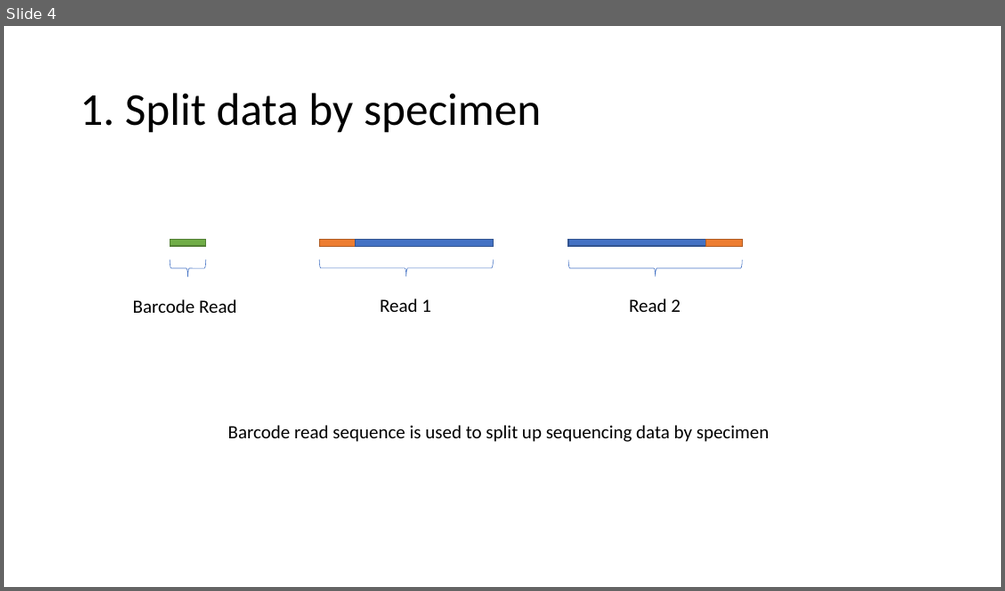
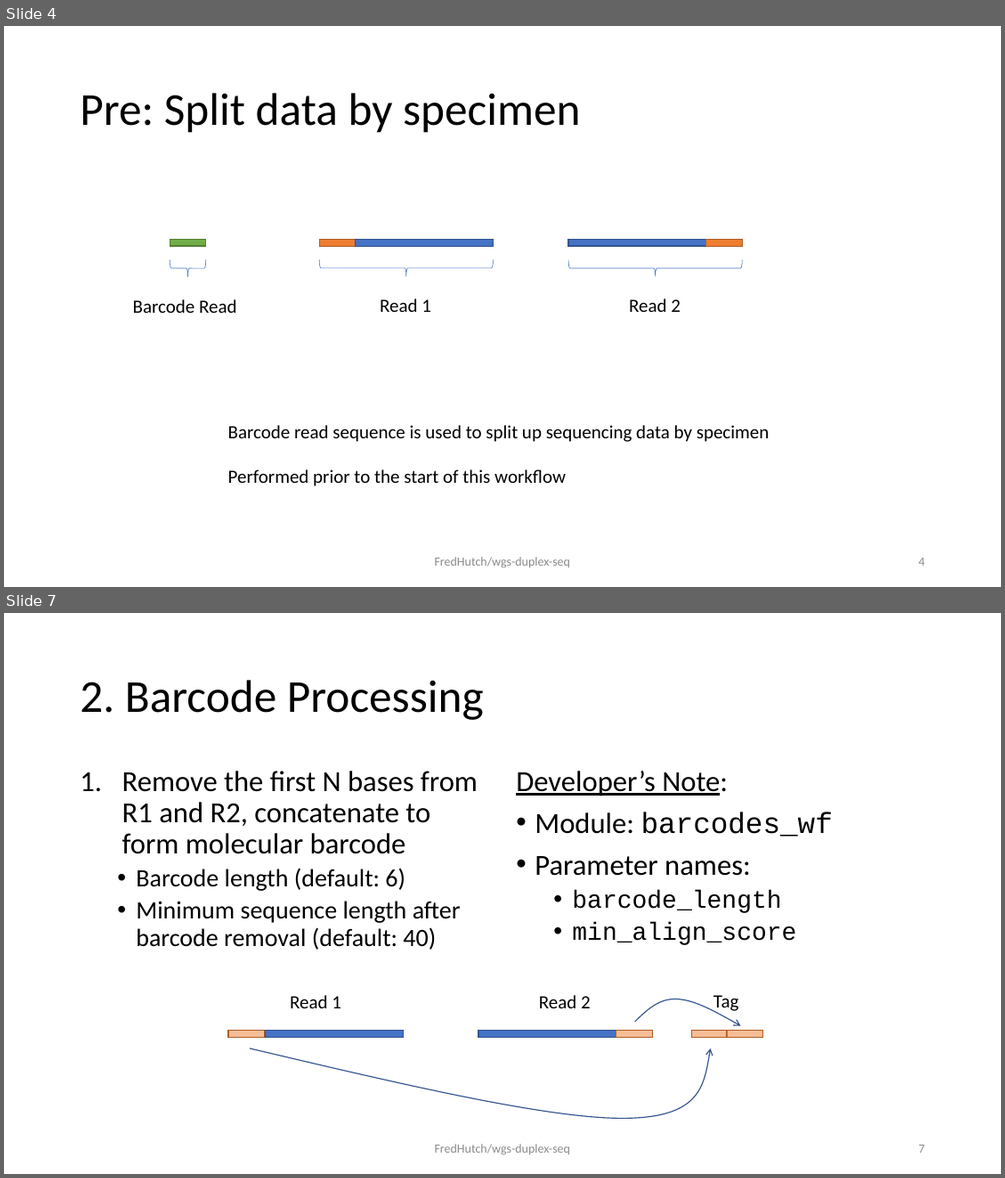
Before and after one commit to FredHutch/maddd-seq, a slide deck: docs/process.schematic.pptx. Shown one above the other, each under a label of ours: slide 4 before the commit, slides 4 and 7 after it; the slides between them are not shown. The pictures are 1005x591 and 1005x1178 pixels, drawn with LibreOffice and Linux fonts; fonts in the diff are those of the drawing. Boxes give left, top, right and bottom in pixels: in the first picture for what was removed or moved away, otherwise in the second. Text is boxed around its words. In the diff, an @@ line names an element or a change of style, - is before the commit and + after.

```diff
--- a/docs/process.schematic.pptx
+++ b/docs/process.schematic.pptx
@@ slide 7 added at (4, 613, 1001, 1174), background #FFFFFF @@
@@ title added at (80, 680, 484, 720), 44 pt, text #000000 @@
+2. Barcode Processing
@@ text added at (122, 771, 477, 949), 24 pt, text #000000 @@
+1. Remove the first N bases from R1 and R2, concatenate to form molecular barcode
+  • Barcode length (default: 6)
+  • Minimum sequence length after barcode removal (default: 40)
@@ text added at (516, 771, 833, 945), 28 pt, text #000000 @@
+Developer’s Note:
+• Module: barcodes_wf
+• Parameter names:
+  • barcode_length
+  • min_align_score
@@ text added at (290, 995, 341, 1008), 18 pt, text #000000 @@
+Read 1
@@ text added at (539, 995, 591, 1008), 18 pt, text #000000 @@
+Read 2
@@ freeform shape added at (635, 999, 741, 1026), outline #325491 1 pt @@
@@ text added at (713, 995, 738, 1013), 18 pt, text #000000 @@
+Tag
@@ rectangle added at (228, 1030, 264, 1037), fill #ED7D31 at 50% opacity, outline #AF5C24 1 pt @@
@@ rectangle added at (266, 1030, 404, 1037), fill #4472C4, outline #325491 1 pt @@
@@ rectangle added at (478, 1030, 615, 1037), fill #4472C4, outline #325491 1 pt @@
@@ rectangle added at (616, 1030, 652, 1037), fill #ED7D31 at 50% opacity, outline #AF5C24 1 pt @@
@@ rectangle added at (691, 1030, 727, 1037), fill #ED7D31 at 50% opacity, outline #AF5C24 1 pt @@
@@ rectangle added at (727, 1030, 762, 1037), fill #ED7D31 at 50% opacity, outline #AF5C24 1 pt @@
@@ freeform shape added at (250, 1048, 711, 1118), outline #325491 1 pt @@
@@ text added at (435, 1143, 570, 1155), 12 pt, text #8C8C8C @@
+FredHutch/wgs-duplex-seq
@@ page number added at (918, 1144, 924, 1152), 12 pt, text #8C8C8C @@
+7
@@ slide 4 changed as well @@
@@ title at (80, 93, 580, 133): text changed @@
-1. Split data by specimen
+Pre: Split data by specimen
@@ text at (228, 469, 566, 486): paragraph added @@
+Performed prior to the start of this workflow
@@ text added at (435, 556, 570, 568), 12 pt, text #8C8C8C @@
+FredHutch/wgs-duplex-seq
@@ page number added at (918, 557, 924, 565), 12 pt, text #8C8C8C @@
+4
```
Also in this commit, not shown: 3 other slides changed, 14 other slides added, 7 slides removed.
